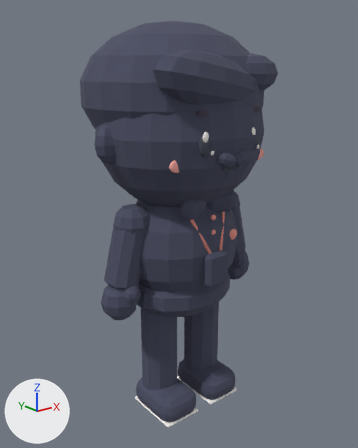
A saved change to the glTF model out/avatars/av_joko.glb.
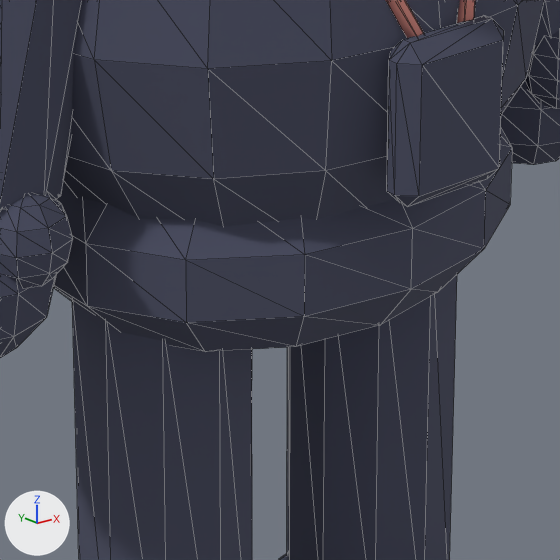
Each version appears first whole from a camera (50 mm lens) standing at (-1.038, -1.287, 1.195) and looking at (0.009, 0.023, 0.671), and next in a close-up on the part from 35% to 67% of the width and 55% to 80% of the height. Lighting does not change. The marker at lower left points along +X, +Y and +Z. The last two pictures show the newer version. The close-ups show mesh edges as thin lines. Where no turn or scale is listed for an object, it has been applied to the vertices. Vertices at exactly the same position are counted once.

Before the edit, the objects in view are built like this:
```python
me_sm_av_joko_arm_l_outline = bpy.data.meshes.new('SM_av_joko_arm_l_outline')
me_sm_av_joko_arm_l_outline.from_pydata(...)  # 166 vertices, 316 faces; spans x 0.139..0.323, y -0.079..0.064, z 0.401..0.784
me_sm_av_joko_arm_l_outline.materials.append(mat_mat_outline)  # greyish blue #4b4e63
me_sm_av_joko_hips = bpy.data.meshes.new('SM_av_joko_hips')
me_sm_av_joko_hips.from_pydata(...)  # a UV sphere (14 segments, 7 rings, poles along z) spanning x -0.181..0.181, y -0.146..0.146, z 0.36..0.54
me_sm_av_joko_hips.materials.append(mat_mat_charcoal)  # greyish blue #6b7180
me_sm_av_joko_torso_outline = bpy.data.meshes.new('SM_av_joko_torso_outline')
me_sm_av_joko_torso_outline.from_pydata(...)  # 250 vertices, 484 faces; spans x -0.219..0.219, y -0.179..0.179, z 0.401..0.839
me_sm_av_joko_torso_outline.materials.append(mat_mat_outline)  # greyish blue #4b4e63
ob_sm_av_joko_arm_l_outline = bpy.data.objects.new('SM_av_joko_arm_l_outline', me_sm_av_joko_arm_l_outline)
ob_sm_av_joko_arm_l_outline.location = (0.0, 0.0, 0.0)
ob_sm_av_joko_hips = bpy.data.objects.new('SM_av_joko_hips', me_sm_av_joko_hips)
ob_sm_av_joko_hips.location = (0.0, 0.0, 0.0)
ob_sm_av_joko_torso_outline = bpy.data.objects.new('SM_av_joko_torso_outline', me_sm_av_joko_torso_outline)
ob_sm_av_joko_torso_outline.location = (0.0, 0.0, 0.0)
# also in view: 'SM_av_joko_acc_badge' at (0.0, -0.155, 0.656); 'SM_av_joko_acc_badge_outline' at (0.0, -0.185, 0.57); 'SM_av_joko_leg_l_outline' at (0.1, -0.035, 0.198); 'SM_av_joko_arm_r_outline' at (-0.231, -0.008, 0.593); 'SM_av_joko_leg_r_outline' at (-0.1, -0.035, 0.198)
```
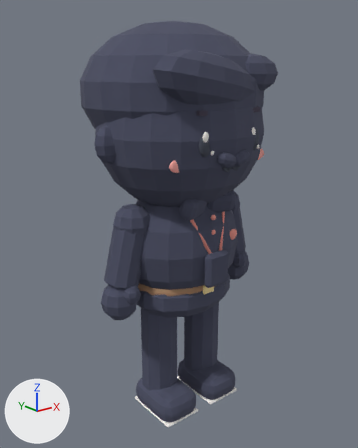
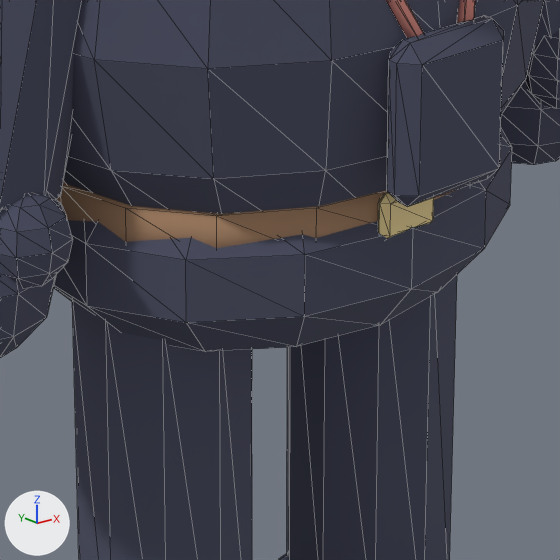
What the commit changed:
me_sm_av_joko_hips is used by ob_sm_av_joko_hips; location (0.0, 0.0, 0.0).
me_sm_av_joko_hips had 86 vertices, 168 faces and spanned x -0.181..0.181, y -0.146..0.146, z 0.36..0.54.
me_sm_av_joko_hips now has 142 vertices, 272 faces and spans x -0.185..0.185, y -0.154..0.147, z 0.36..0.54.
me_sm_av_joko_hips part 1: a new loose piece, a 16-sided cylinder along z spanning x -0.185..0.185, y -0.147..0.147, z 0.468..0.502, in mat_mat_wood_dark (brown #a98466).
me_sm_av_joko_hips part 2: a new loose piece of 24 vertices spanning x -0.025..0.025, y -0.154..-0.142, z 0.468..0.502, in mat_mat_butter (beige #f6dfa1).
me_sm_av_joko_hips gains material mat_mat_wood_dark (brown #a98466).
me_sm_av_joko_hips gains material mat_mat_butter (beige #f6dfa1).

Boxes [x1, y1, x2, y2] around the edits, measured in the close-ups (560 x 560 px):
'SM_av_joko_hips', reshaped (not visible before): after [57, 182, 457, 248]
part 1 of me_sm_av_joko_hips, added (brown): after [57, 182, 457, 248]
part 2 of me_sm_av_joko_hips, added (beige): after [378, 192, 434, 239]
